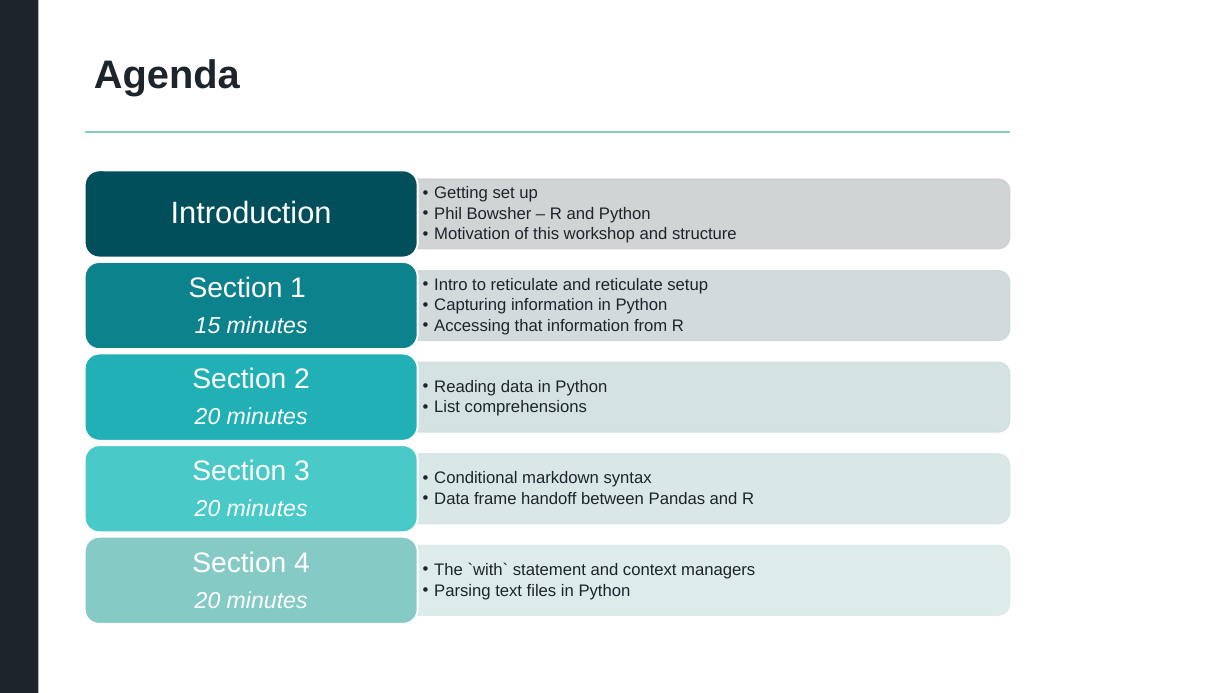
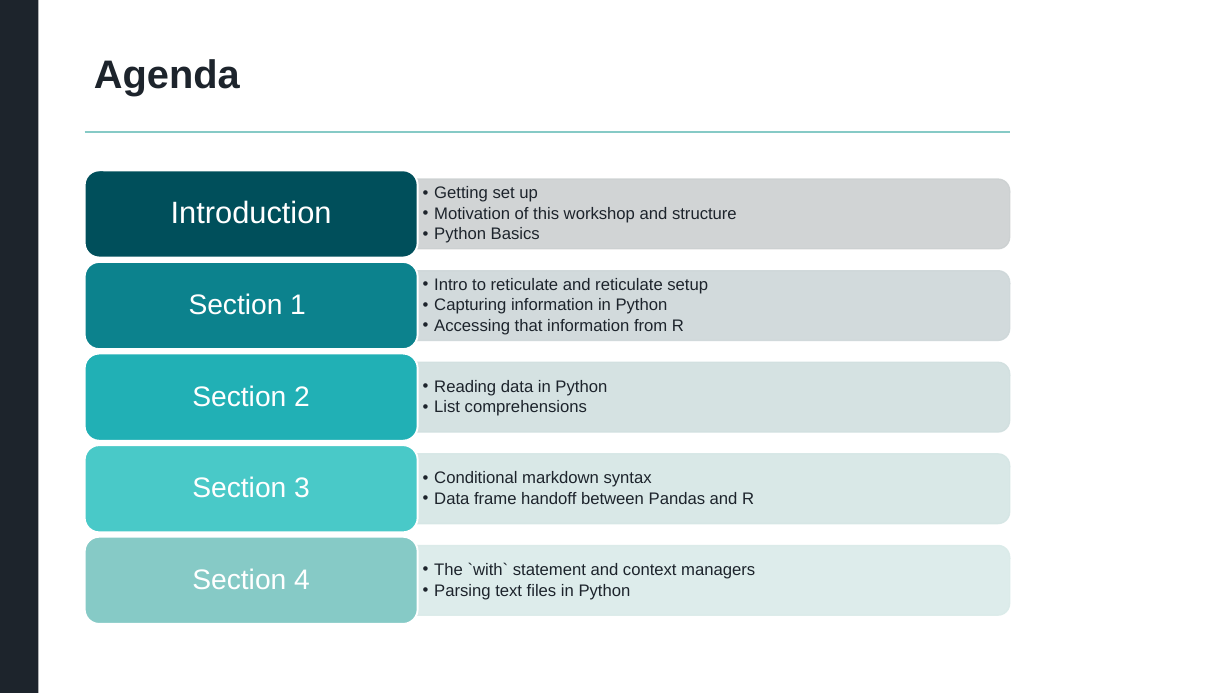
Before and after one commit to atorus-research/MultilingualMarkdown, a slide deck: slide 3 of MultilingualMarkdown.pptx. Drawn at 1232x693 pixels with LibreOffice and Linux fonts; fonts in the diff are those of the drawing; background and template pictures are left out. Boxes give left, top, right and bottom in pixels: in the first picture for what was removed or moved away, otherwise in the second. Text is boxed around its words. In the diff, an @@ line names an element or a change of style, - is before the commit and + after.

```diff
--- a/MultilingualMarkdown.pptx
+++ b/MultilingualMarkdown.pptx
@@ text at (434,207,651,223): paragraph removed @@
-  • Phil Bowsher – R and Python
@@ text at (434,227,540,243): paragraph added @@
+  • Python Basics
@@ text at (195,316,308,334): paragraph removed @@
-15 minutes
@@ text at (195,407,308,425): paragraph removed @@
-20 minutes
@@ text at (195,499,308,516): paragraph removed @@
-20 minutes
@@ text at (195,591,308,608): paragraph removed @@
-20 minutes
```
Also in this commit, not shown: 7 other slides changed, 18 slides added, 1 slide removed.
